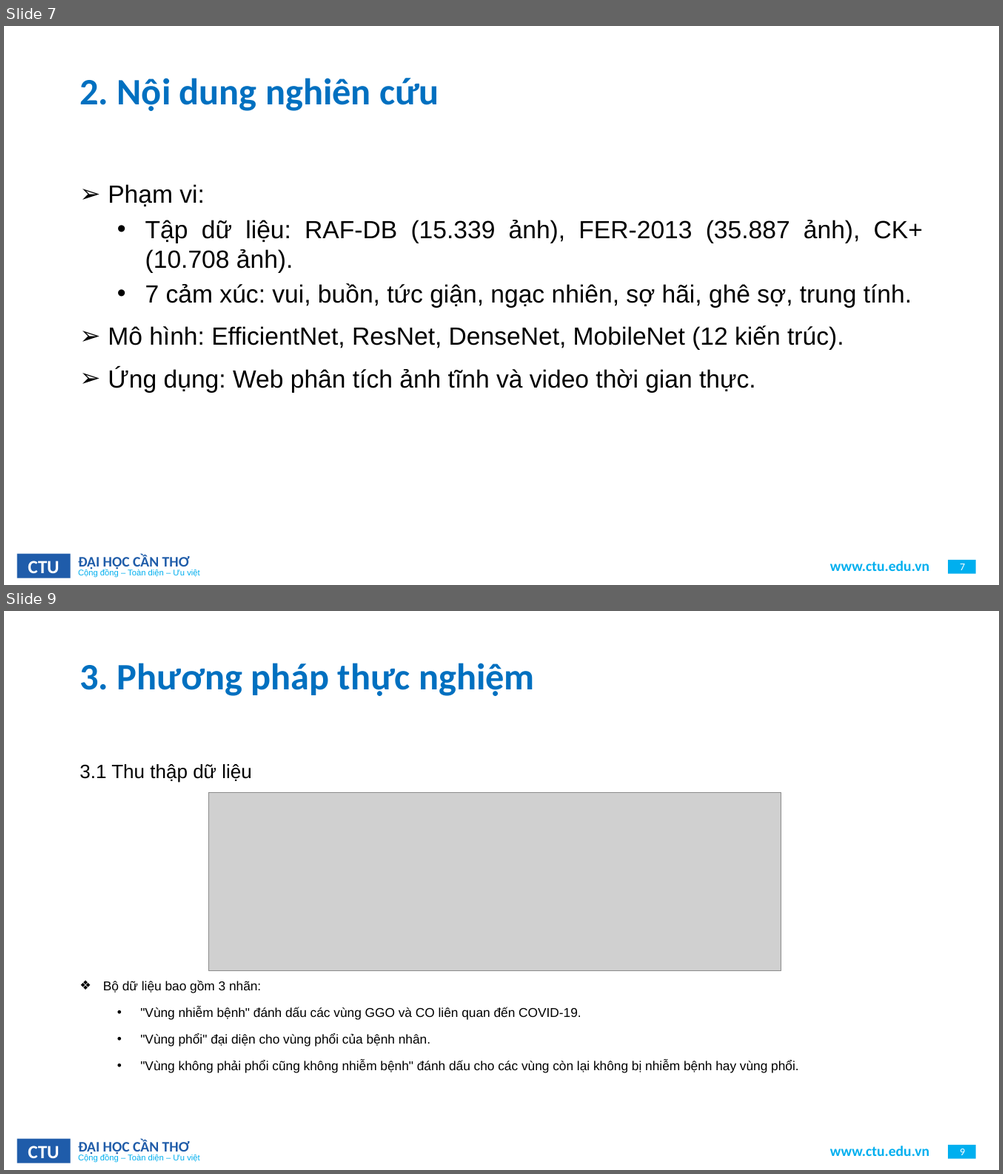
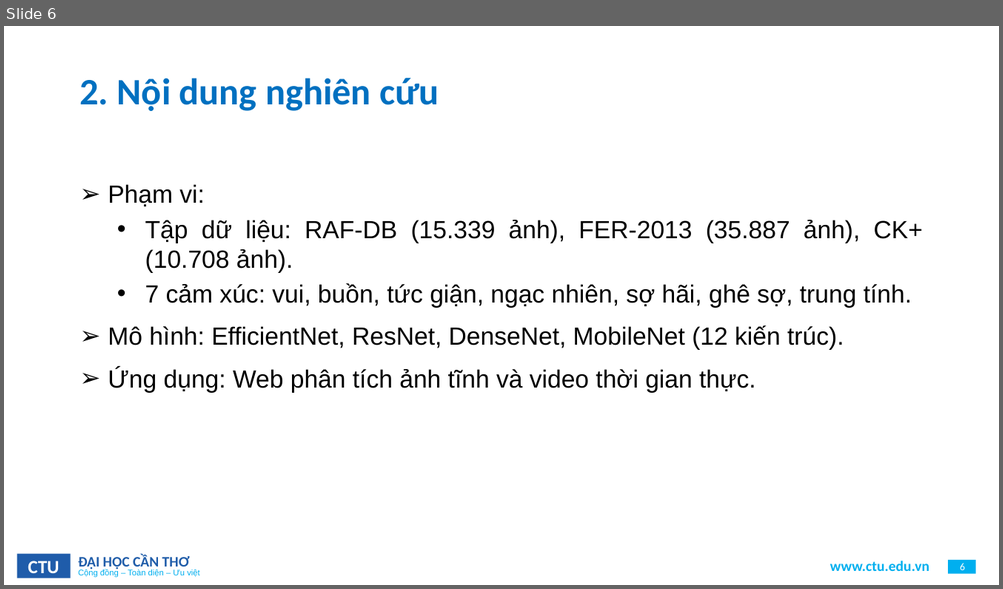
Before and after one commit to Viet0904/FER, a slide deck: BaoCao/B2111908_LuanVan.pptx. Shown one above the other, each under a label of ours: slides 7 and 9 before the commit, slide 6 after it; the slides between them are not shown. The pictures are 1003x1174 and 1003x589 pixels, drawn with LibreOffice and Linux fonts; fonts in the diff are those of the drawing; grey boxes stand for pictures; background and template pictures are left out. Boxes give left, top, right and bottom in pixels: in the first picture for what was removed or moved away, otherwise in the second. Text is boxed around its words. In the diff, an @@ line names an element or a change of style, - is before the commit and + after.

```diff
--- a/BaoCao/B2111908_LuanVan.pptx
+++ b/BaoCao/B2111908_LuanVan.pptx
@@ slide 9 removed at (4, 611, 999, 1170), background #FFFFFF; not listed: 7 template elements that a slide beside it also shows @@
@@ title removed at (79, 663, 535, 696) @@
-3. Phương pháp thực nghiệm
@@ text removed at (79, 764, 798, 1073) @@
-3.1 Thu thập dữ liệu
-❖ Bộ dữ liệu bao gồm 3 nhãn:
-  • "Vùng nhiễm bệnh" đánh dấu các vùng GGO và CO liên quan đến COVID-19.
-  • "Vùng phổi" đại diện cho vùng phổi của bệnh nhân.
-  • "Vùng không phải phổi cũng không nhiễm bệnh" đánh dấu cho các vùng còn lại không bị nhiễm bệnh hay vùng phổi.
@@ picture removed at (208, 793, 781, 971) @@
@@ what was slide 7 is now slide 6 @@
@@ page number at (959, 563, 965, 571): text changed @@
-7
+6
```
Also in this commit, not shown: 10 slides changed, 5 slides added, 9 other slides removed, 7 other files.
